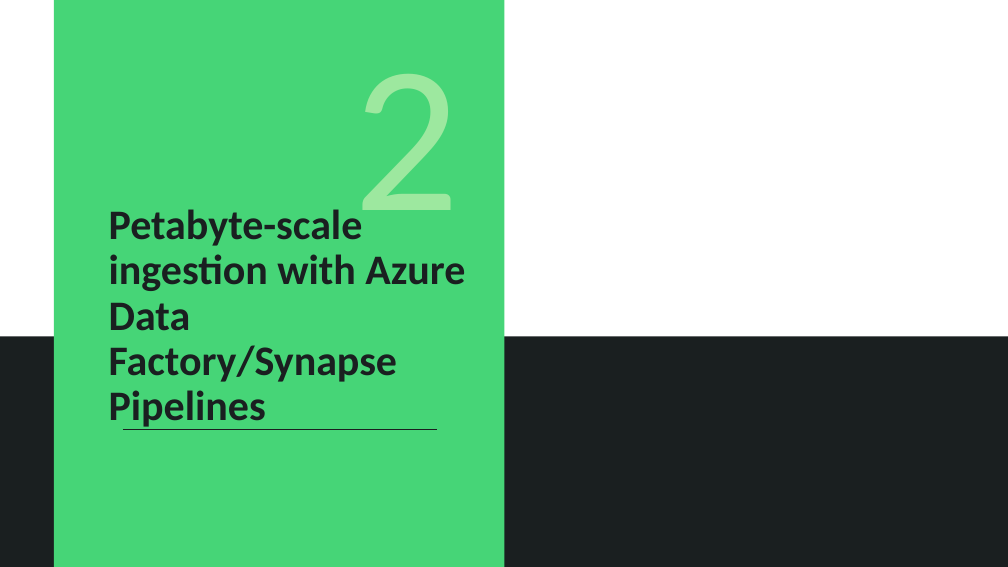
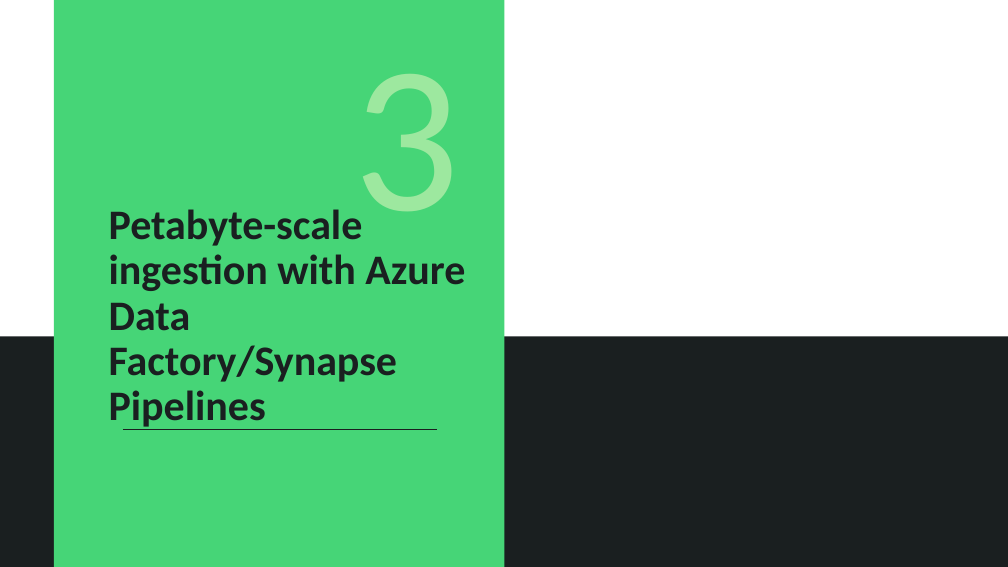
Before and after one commit to solliancenet/azure-data-engineering-conference-workshop-students, a slide deck: slide 11 of 07-Ingest and load data.pptx (slide 8 before the commit). Drawn at 1008x567 pixels with LibreOffice and Linux fonts; fonts in the diff are those of the drawing; background and template pictures are left out. Boxes give left, top, right and bottom in pixels: in the first picture for what was removed or moved away, otherwise in the second. Text is boxed around its words. In the diff, an @@ line names an element or a change of style, - is before the commit and + after.

```diff
--- a/07-Ingest and load data.pptx
+++ b/07-Ingest and load data.pptx
@@ text at [354,74,460,259]: text changed @@
-2
+3
```
Also in this commit, not shown: 3 other slides changed, 8 slides added, 4 other files.
